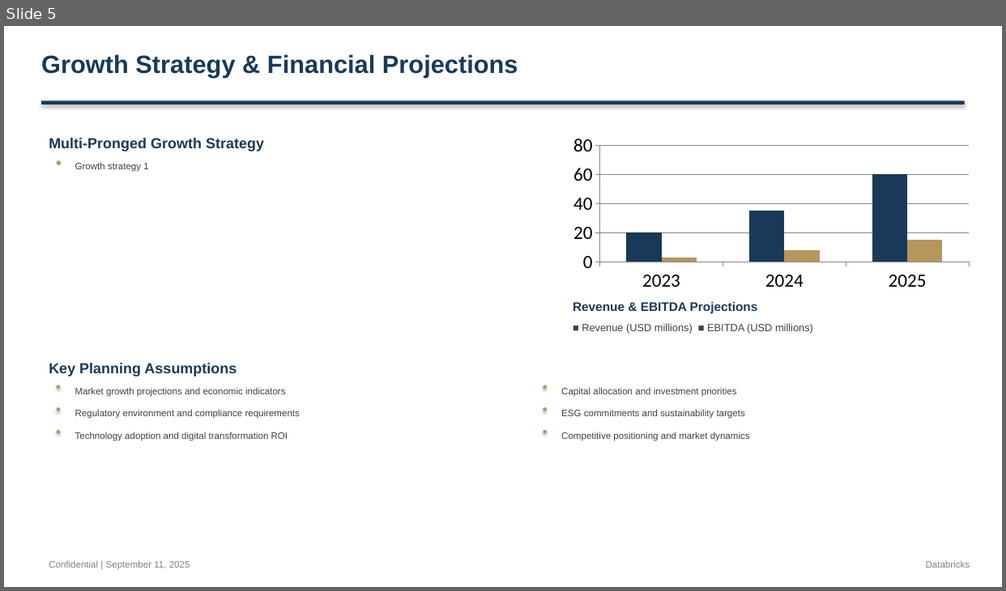
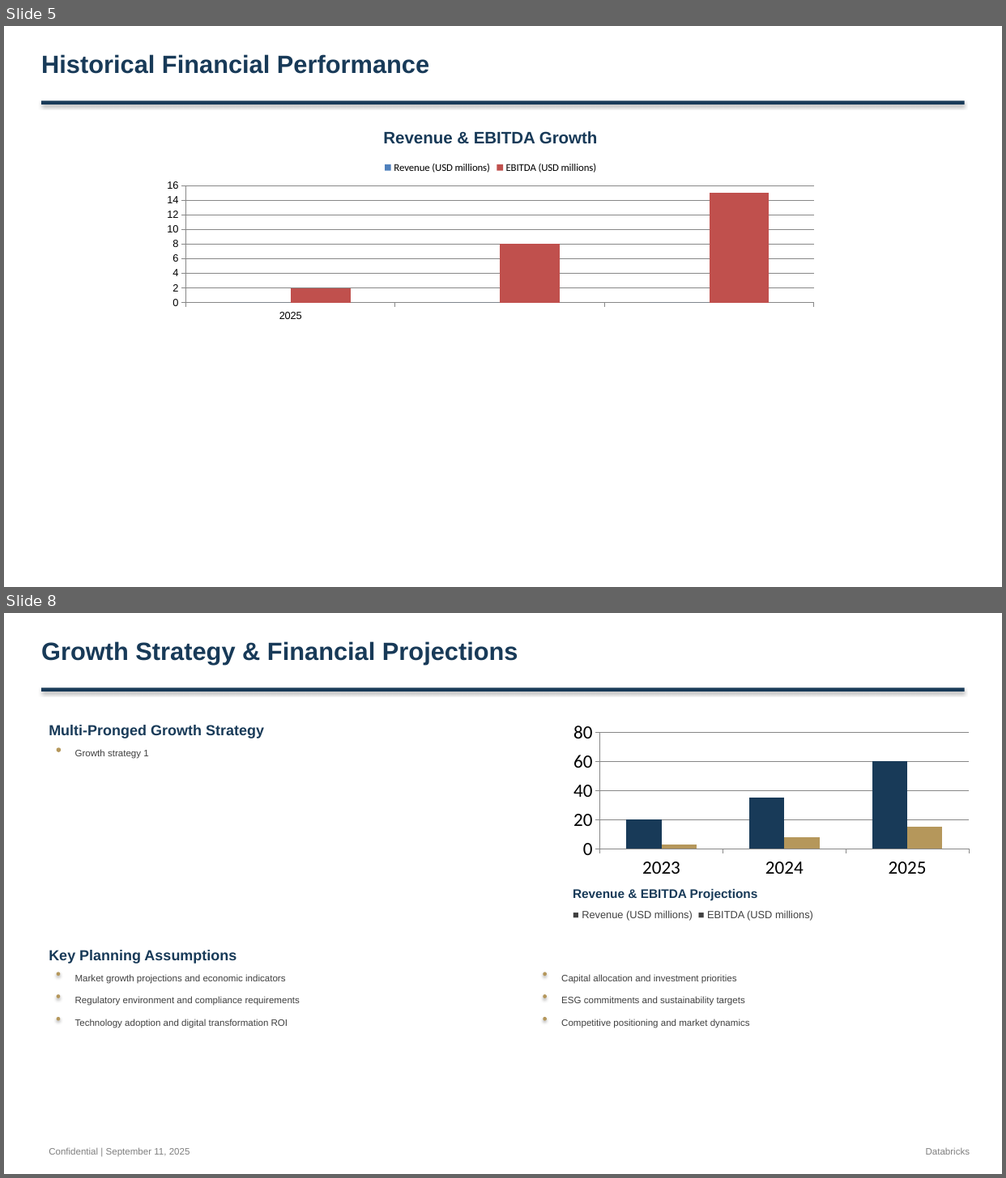
Before and after one commit to alinvb/slide_generator, a slide deck: output_presentation.pptx. Shown one above the other, each under a label of ours: slide 5 before the commit, slides 5 and 8 after it; the slides between them are not shown. The pictures are 1006x591 and 1006x1178 pixels, drawn with LibreOffice and Linux fonts; fonts in the diff are those of the drawing. Boxes give left, top, right and bottom in pixels: in the first picture for what was removed or moved away, otherwise in the second. Text is boxed around its words. In the diff, an @@ line names an element or a change of style, - is before the commit and + after.

```diff
--- a/output_presentation.pptx
+++ b/output_presentation.pptx
@@ slide 5 added at bbox=[4, 26, 1002, 587], background #FFFFFF @@
@@ text added at bbox=[41, 54, 429, 74], 24 pt, text #183A58, bold @@
+Historical Financial Performance
@@ rectangle added at bbox=[41, 101, 965, 105], fill #183A58 @@
@@ text added at bbox=[383, 131, 598, 144], 16 pt, text #183A58, bold @@
+Revenue & EBITDA Growth
@@ column chart added at bbox=[154, 153, 828, 326] @@
+categories: 2025
+Revenue (USD millions): -, -, -
+EBITDA (USD millions): 2, 8, 15
@@ what was slide 5 is now slide 8 @@
```
Also in this commit, not shown: 3 slides changed, 4 other slides added, 2 slides removed, 2 other files.
